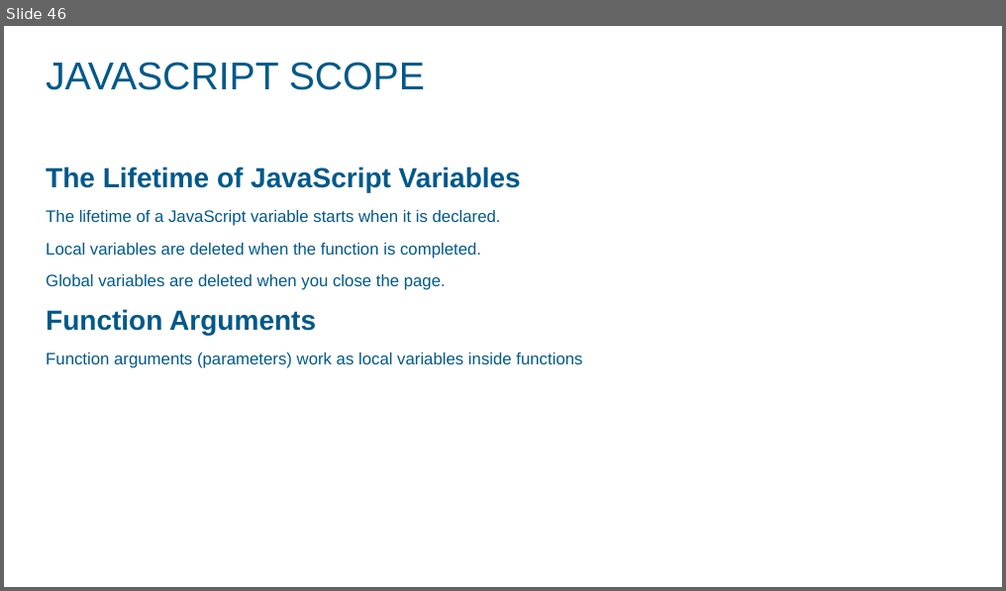
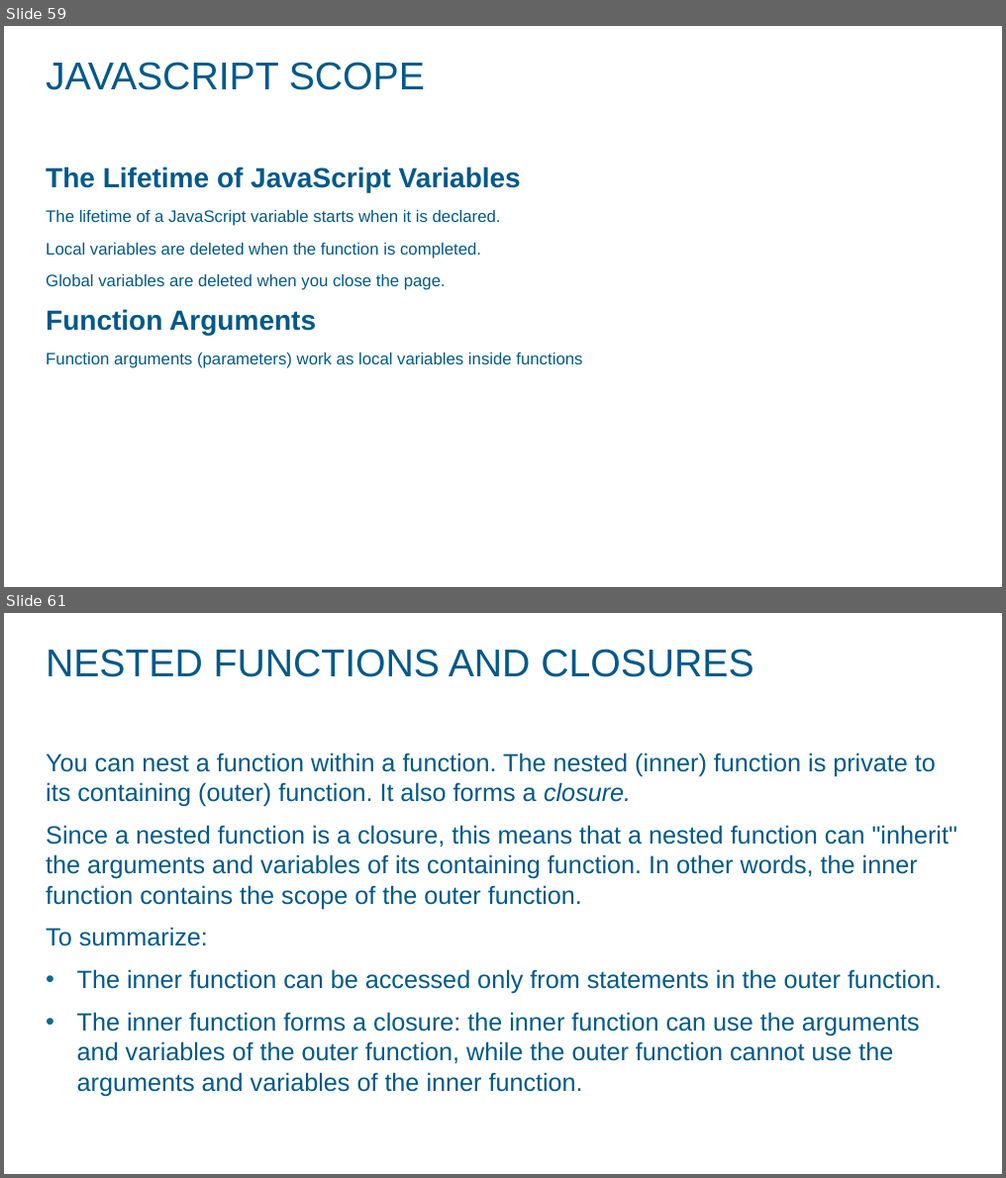
Before and after one commit to ashok07iet/java-script-sample-code, a slide deck: doc/javascript.pptx. Shown one above the other, each under a label of ours: slide 46 before the commit, slides 59 and 61 after it; the slides between them are not shown. The pictures are 1006x591 and 1006x1178 pixels, drawn with LibreOffice and Linux fonts; fonts in the diff are those of the drawing; background and template pictures are left out. Boxes give left, top, right and bottom in pixels: in the first picture for what was removed or moved away, otherwise in the second. Text is boxed around its words. In the diff, an @@ line names an element or a change of style, - is before the commit and + after.

```diff
--- a/doc/javascript.pptx
+++ b/doc/javascript.pptx
@@ slide 61 added at (4,613,1002,1174), background picture (left out) @@
@@ title added at (46,649,753,677), 28 pt, text #00598A @@
+NESTED FUNCTIONS AND CLOSURES
@@ text added at (46,753,957,1096), 18 pt, text #00598A @@
+You can nest a function within a function. The nested (inner) function is private to its containing (outer) function. It also forms a closure.
+Since a nested function is a closure, this means that a nested function can "inherit" the arguments and variables of its containing function. In other words, the inner function contains the scope of the outer function.
+To summarize:
+• The inner function can be accessed only from statements in the outer function.
+• The inner function forms a closure: the inner function can use the arguments and variables of the outer function, while the outer function cannot use the arguments and variables of the inner function.
@@ what was slide 46 is now slide 59 @@
```
Also in this commit, not shown: 2 slides changed, 28 other slides added, 2 other files.
